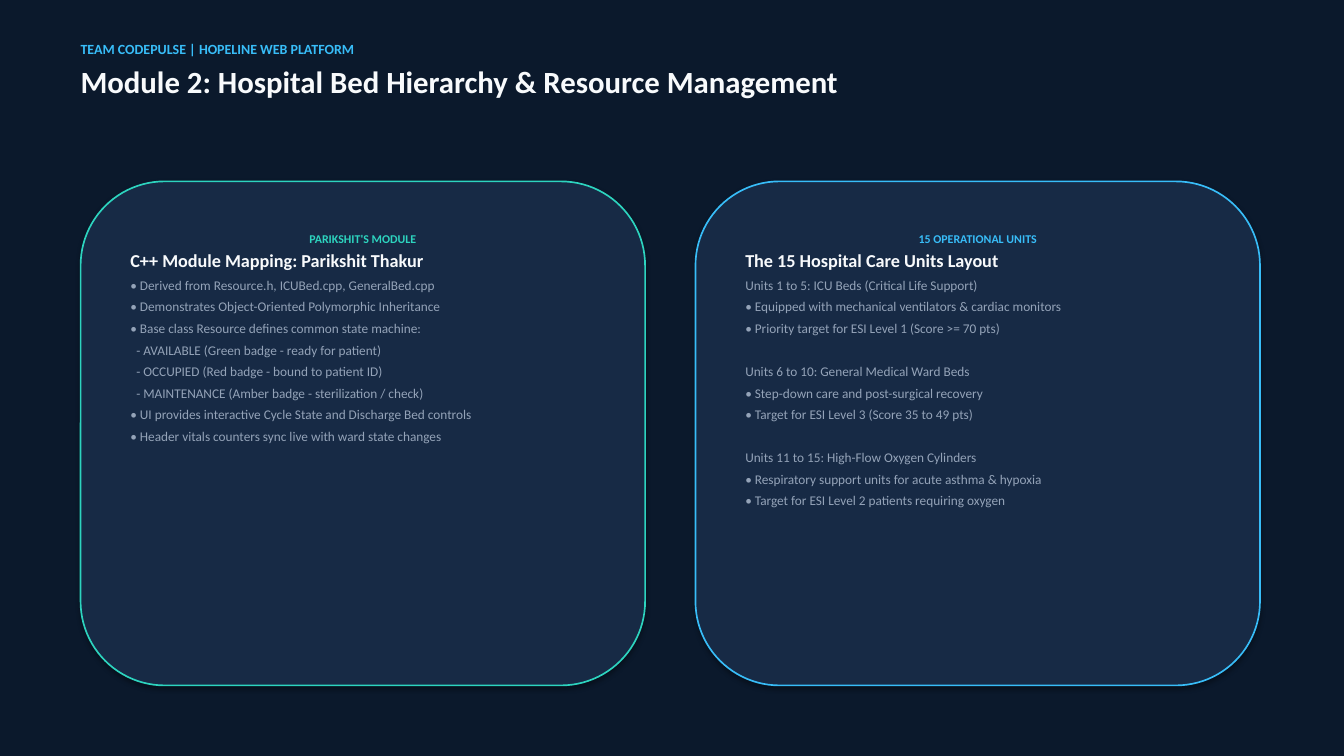
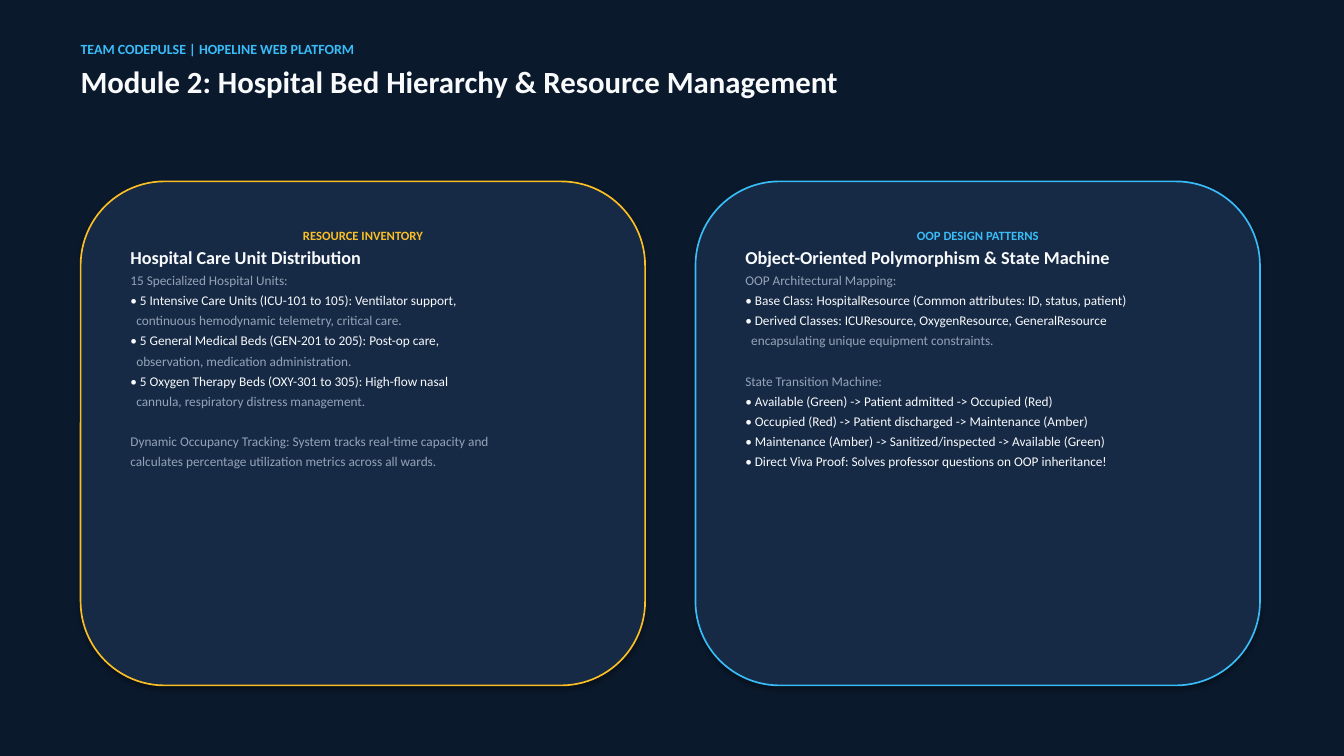
Before and after one commit to khannashivansh03coder/hopeline-pbl-project, a slide deck: slide 6 of parikshit_develope/HopeLine_CodePulse_Guide.pptx. Drawn at 1344x756 pixels with LibreOffice and Linux fonts; fonts in the diff are those of the drawing. Boxes give left, top, right and bottom in pixels: in the first picture for what was removed or moved away, otherwise in the second. Text is boxed around its words. In the diff, an @@ line names an element or a change of style, - is before the commit and + after.

```diff
--- a/parikshit_develope/HopeLine_CodePulse_Guide.pptx
+++ b/parikshit_develope/HopeLine_CodePulse_Guide.pptx
@@ rounded rectangle "RESOURCE INVENTORY" at (81,181,645,686): outline #2DD4BF 1.2 pt to #FBBF24 1.2 pt @@
@@ text in rounded rectangle at (130,231,488,468): text changed @@
-PARIKSHIT'S MODULE
-C++ Module Mapping: Parikshit Thakur
-• Derived from Resource.h, ICUBed.cpp, GeneralBed.cpp
-• Demonstrates Object-Oriented Polymorphic Inheritance
-• Base class Resource defines common state machine:
-- AVAILABLE (Green badge - ready for patient)
-- OCCUPIED (Red badge - bound to patient ID)
-- MAINTENANCE (Amber badge - sterilization / check)
-• UI provides interactive Cycle State and Discharge Bed controls
-• Header vitals counters sync live with ward state changes
+RESOURCE INVENTORY
+Hospital Care Unit Distribution
+15 Specialized Hospital Units:
+• 5 Intensive Care Units (ICU-101 to 105): Ventilator support,
+continuous hemodynamic telemetry, critical care.
+• 5 General Medical Beds (GEN-201 to 205): Post-op care,
+observation, medication administration.
+• 5 Oxygen Therapy Beds (OXY-301 to 305): High-flow nasal
+cannula, respiratory distress management.
+Dynamic Occupancy Tracking: System tracks real-time capacity and
+calculates percentage utilization metrics across all wards.
@@ text in rounded rectangle at (745,231,1126,468): text changed; text colour #94A3B8 to #F8FAFC @@
-15 OPERATIONAL UNITS
-The 15 Hospital Care Units Layout
-Units 1 to 5: ICU Beds (Critical Life Support)
-• Equipped with mechanical ventilators & cardiac monitors
-• Priority target for ESI Level 1 (Score >= 70 pts)
-Units 6 to 10: General Medical Ward Beds
-• Step-down care and post-surgical recovery
-• Target for ESI Level 3 (Score 35 to 49 pts)
-Units 11 to 15: High-Flow Oxygen Cylinders
-• Respiratory support units for acute asthma & hypoxia
-• Target for ESI Level 2 patients requiring oxygen
+OOP DESIGN PATTERNS
+Object-Oriented Polymorphism & State Machine
+OOP Architectural Mapping:
+• Base Class: HospitalResource (Common attributes: ID, status, patient)
+• Derived Classes: ICUResource, OxygenResource, GeneralResource
+encapsulating unique equipment constraints.
+State Transition Machine:
+• Available (Green) -> Patient admitted -> Occupied (Red)
+• Occupied (Red) -> Patient discharged -> Maintenance (Amber)
+• Maintenance (Amber) -> Sanitized/inspected -> Available (Green)
+• Direct Viva Proof: Solves professor questions on OOP inheritance!
```
Also in this commit, not shown: 9 other slides changed, 2 slides added, 2 slides removed.
